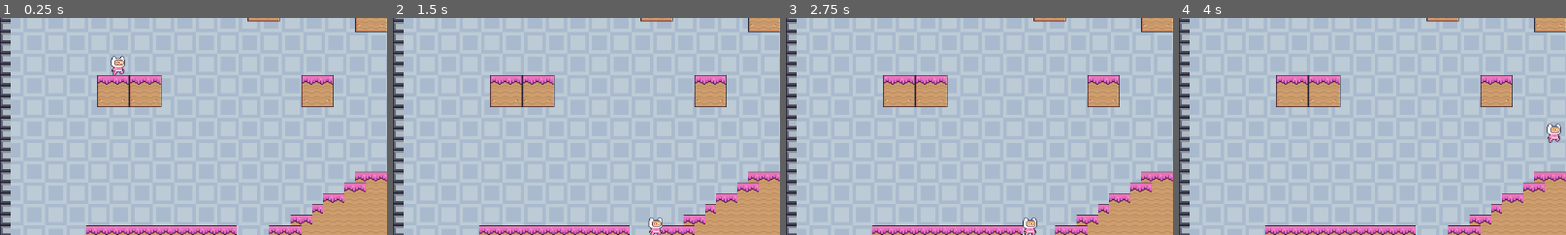
Above: before the commit, frames 1-4 (left to right).
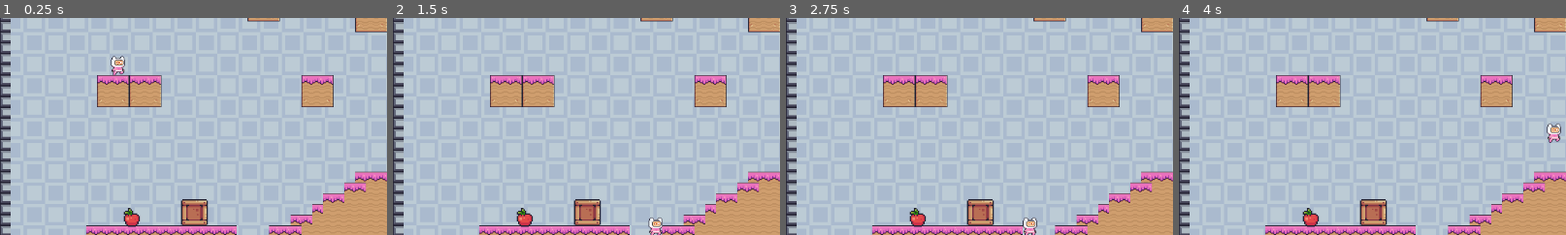
Above: after the commit, the same moments.

Repository: queer-frogs/undercooked
Game: Godot game, scene res://node.tscn
Same seed, same stepped clock (60 frames per second), same inputs: the game is played once before the commit and once after it.
Inputs:
- Up to frame 1 (0.25 s): no input
- Up to frame 2 (1.5 s): tap Enter (ui_accept) at 0.5, 0.77 s; hold Right (ui_right) from 0.53 s (still down)
- Up to frame 3 (2.75 s): tap Enter (ui_accept) at 1.52 s; release Right (ui_right) at 2.03 s; hold Left (ui_left) from 2.03 s (still down)
- Up to frame 4 (4 s): release Left (ui_left) at 2.78 s; hold Right (ui_right) from 2.78 s (still down); tap Enter (ui_accept) at 3.02, 3.77 s
The pictures show only the part of the screen within x 0-50%, y 41-91%; the shares and areas given below are measured in that part.

The runs differ from the first frame. In frame 1, 1.1% of the frame differs, in the area x 31-54%, y 83-97%; in frame 2, 1.1%; in frame 3, 1.1%; in frame 4, 1.1%.

Commit message:
poser caisse

Diff:
--- a/node.tscn
+++ b/node.tscn
@@ -1,8 +1,10 @@
-[gd_scene load_steps=6 format=3 uid="uid://boulcu4rcld0k"]
+[gd_scene load_steps=28 format=3 uid="uid://byx12llv7aqv1"]
 
 [ext_resource type="Texture2D" uid="uid://ct4g2y2krmr1c" path="res://Blue.png" id="1_5xulf"]
 [ext_resource type="Texture2D" uid="uid://v06exrj5qf7g" path="res://Terrain (16x16).png" id="2_rmpv8"]
-[ext_resource type="PackedScene" uid="uid://bpykeyknnfm0b" path="res://main_character.tscn" id="3_2jxds"]
+[ext_resource type="PackedScene" uid="uid://bwrs5le1lotcw" path="res://main_character.tscn" id="3_2jxds"]
+[ext_resource type="Texture2D" uid="uid://bmw40u13l6dwp" path="res://assets_temporaires/Items/Fruits/Apple.png" id="4_45shc"]
+[ext_resource type="Texture2D" uid="uid://1ifrr7so20dj" path="res://assets_temporaires/Items/Boxes/Box1/Idle.png" id="4_ymlea"]
 
 [sub_resource type="TileSetAtlasSource" id="TileSetAtlasSource_dbib4"]
 texture = ExtResource("2_rmpv8")
@@ -460,6 +462,139 @@
 physics_layer_0/collision_layer = 1
 sources/0 = SubResource("TileSetAtlasSource_dbib4")
 
+[sub_resource type="RectangleShape2D" id="RectangleShape2D_1hnrv"]
+size = Vector2(43.5, 40.5)
+
+[sub_resource type="CircleShape2D" id="CircleShape2D_lvl6y"]
+radius = 8.06226
+
+[sub_resource type="AtlasTexture" id="AtlasTexture_mpolj"]
+atlas = ExtResource("4_45shc")
+region = Rect2(0, 0, 32, 32)
+
+[sub_resource type="AtlasTexture" id="AtlasTexture_mykc5"]
+atlas = ExtResource("4_45shc")
+region = Rect2(32, 0, 32, 32)
+
+[sub_resource type="AtlasTexture" id="AtlasTexture_opsli"]
+atlas = ExtResource("4_45shc")
+region = Rect2(64, 0, 32, 32)
+
+[sub_resource type="AtlasTexture" id="AtlasTexture_1ev4y"]
+atlas = ExtResource("4_45shc")
+region = Rect2(96, 0, 32, 32)
+
+[sub_resource type="AtlasTexture" id="AtlasTexture_c0ofl"]
+atlas = ExtResource("4_45shc")
+region = Rect2(128, 0, 32, 32)
+
+[sub_resource type="AtlasTexture" id="AtlasTexture_e051l"]
+atlas = ExtResource("4_45shc")
+region = Rect2(160, 0, 32, 32)
+
+[sub_resource type="AtlasTexture" id="AtlasTexture_j0ibx"]
+atlas = ExtResource("4_45shc")
+region = Rect2(192, 0, 32, 32)
+
+[sub_resource type="AtlasTexture" id="AtlasTexture_padpm"]
+atlas = ExtResource("4_45shc")
+region = Rect2(224, 0, 32, 32)
+
+[sub_resource type="AtlasTexture" id="AtlasTexture_sb1on"]
+atlas = ExtResource("4_45shc")
+region = Rect2(256, 0, 32, 32)
+
+[sub_resource type="AtlasTexture" id="AtlasTexture_ioj4a"]
+atlas = ExtResource("4_45shc")
+region = Rect2(288, 0, 32, 32)
+
+[sub_resource type="AtlasTexture" id="AtlasTexture_oppab"]
+atlas = ExtResource("4_45shc")
+region = Rect2(320, 0, 32, 32)
+
+[sub_resource type="AtlasTexture" id="AtlasTexture_2fcy8"]
+atlas = ExtResource("4_45shc")
+region = Rect2(352, 0, 32, 32)
+
+[sub_resource type="AtlasTexture" id="AtlasTexture_uxs2k"]
+atlas = ExtResource("4_45shc")
+region = Rect2(384, 0, 32, 32)
+
+[sub_resource type="AtlasTexture" id="AtlasTexture_hbvug"]
+atlas = ExtResource("4_45shc")
+region = Rect2(416, 0, 32, 32)
+
+[sub_resource type="AtlasTexture" id="AtlasTexture_7xcm3"]
+atlas = ExtResource("4_45shc")
+region = Rect2(448, 0, 32, 32)
+
+[sub_resource type="AtlasTexture" id="AtlasTexture_u4cm7"]
+atlas = ExtResource("4_45shc")
+region = Rect2(480, 0, 32, 32)
+
+[sub_resource type="AtlasTexture" id="AtlasTexture_bvnv3"]
+atlas = ExtResource("4_45shc")
+region = Rect2(512, 0, 32, 32)
+
+[sub_resource type="SpriteFrames" id="SpriteFrames_3lwmi"]
+animations = [{
+"frames": [{
+"duration": 1.0,
+"texture": SubResource("AtlasTexture_mpolj")
+}, {
+"duration": 1.0,
+"texture": SubResource("AtlasTexture_mykc5")
+}, {
+"duration": 1.0,
+"texture": SubResource("AtlasTexture_opsli")
+}, {
+"duration": 1.0,
+"texture": SubResource("AtlasTexture_1ev4y")
+}, {
+"duration": 1.0,
+"texture": SubResource("AtlasTexture_c0ofl")
+}, {
+"duration": 1.0,
+"texture": SubResource("AtlasTexture_e051l")
+}, {
+"duration": 1.0,
+"texture": SubResource("AtlasTexture_j0ibx")
+}, {
+"duration": 1.0,
+"texture": SubResource("AtlasTexture_padpm")
+}, {
+"duration": 1.0,
+"texture": SubResource("AtlasTexture_sb1on")
+}, {
+"duration": 1.0,
+"texture": SubResource("AtlasTexture_ioj4a")
+}, {
+"duration": 1.0,
+"texture": SubResource("AtlasTexture_oppab")
+}, {
+"duration": 1.0,
+"texture": SubResource("AtlasTexture_2fcy8")
+}, {
+"duration": 1.0,
+"texture": SubResource("AtlasTexture_uxs2k")
+}, {
+"duration": 1.0,
+"texture": SubResource("AtlasTexture_hbvug")
+}, {
+"duration": 1.0,
+"texture": SubResource("AtlasTexture_7xcm3")
+}, {
+"duration": 1.0,
+"texture": SubResource("AtlasTexture_u4cm7")
+}, {
+"duration": 1.0,
+"texture": SubResource("AtlasTexture_bvnv3")
+}],
+"loop": true,
+"name": &"idle",
+"speed": 10.0
+}]
+
 [node name="Node" type="Node"]
 
 [node name="TextureRect" type="TextureRect" parent="."]
@@ -481,3 +616,29 @@
 layer_0/tile_data = PackedInt32Array(589824, 786432, 4, 655360, 786432, 4, 720896, 786432, 4, 589825, 458752, 8, 655361 …(16806 unchanged characters)…
 
 [node name="CharacterBody2D" parent="." instance=ExtResource("3_2jxds")]
+
+[node name="CaissePomme" type="RigidBody2D" parent="."]
+position = Vector2(289, 567)
+
+[node name="CollisionShape2D" type="CollisionShape2D" parent="CaissePomme"]
+position = Vector2(0.25, -11.25)
+shape = SubResource("RectangleShape2D_1hnrv")
+
+[node name="Sprite2D" type="Sprite2D" parent="CaissePomme"]
+texture_filter = 1
+position = Vector2(0, -10)
+scale = Vector2(2, 2)
+texture = ExtResource("4_ymlea")
+
+[node name="Apple" type="RigidBody2D" parent="."]
+position = Vector2(196, 563)
+
+[node name="CollisionShape2D" type="CollisionShape2D" parent="Apple"]
+shape = SubResource("CircleShape2D_lvl6y")
+
+[node name="sprite" type="AnimatedSprite2D" parent="Apple"]
+texture_filter = 1
+scale = Vector2(2, 2)
+sprite_frames = SubResource("SpriteFrames_3lwmi")
+animation = &"idle"
+frame_progress = 0.612328
Not shown: 1 places in main_character.tscn that only renumber resources
